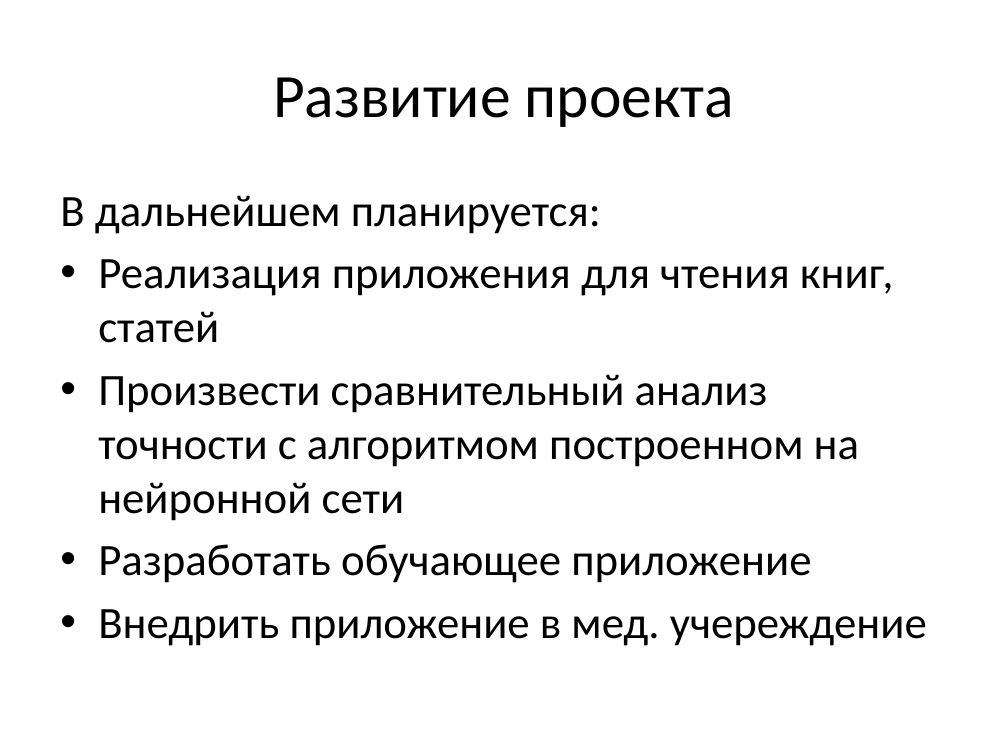
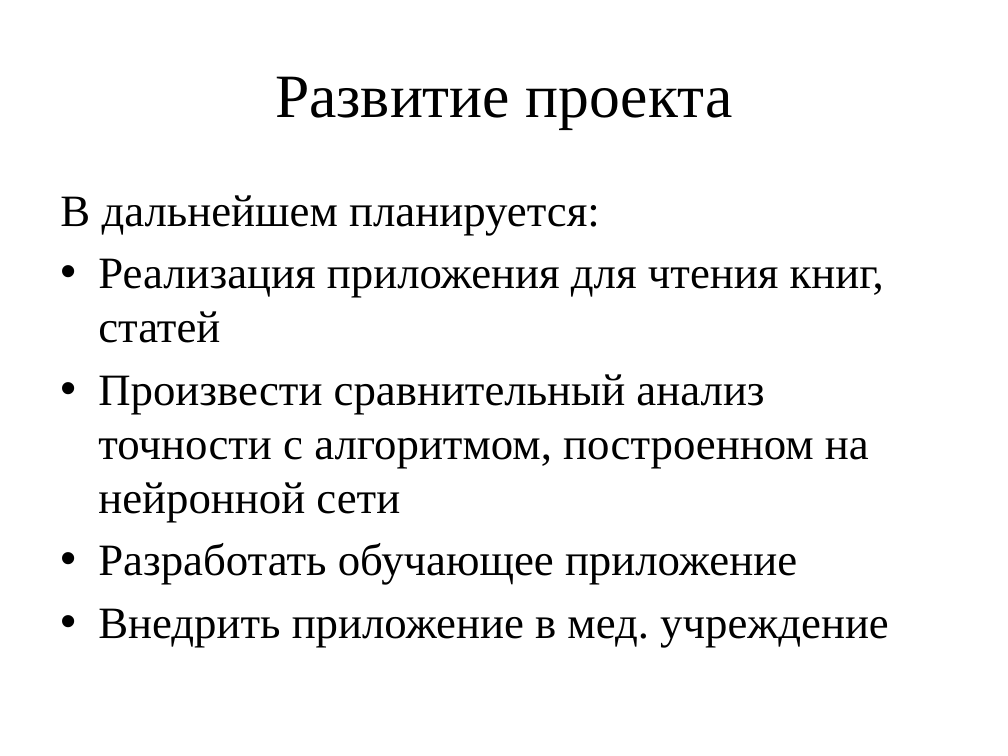
Before and after one commit to takentui/EyeWindowsController, a slide deck: slide 29 of Система альтернативного управления ПК.pptx (slide 11 before the commit). Drawn at 1008x756 pixels with LibreOffice and Linux fonts; fonts in the diff are those of the drawing. Boxes give left, top, right and bottom in pixels: in the first picture for what was removed or moved away, otherwise in the second. Text is boxed around its words. In the diff, an @@ line names an element or a change of style, - is before the commit and + after.

```diff
--- a/Система альтернативного управления ПК.pptx
+++ b/Система альтернативного управления ПК.pptx
@@ title "Развитие проекта" at (x1=275, y1=76, x2=733, y2=129): font Calibri to Times New Roman @@
@@ text at (x1=60, y1=195, x2=884, y2=585): font Calibri to Times New Roman in "В дальнейшем планируется:", "Реализация приложения для чтения книг, статей", "Разработать обучающее приложение" @@
@@ text at (x1=98, y1=374, x2=869, y2=522): text changed; font Calibri to Times New Roman @@
-• Произвести сравнительный анализ точности с алгоритмом построенном на нейронной сети
+• Произвести сравнительный анализ точности с алгоритмом, построенном на нейронной сети
@@ text at (x1=98, y1=608, x2=889, y2=648): text changed; font Calibri to Times New Roman @@
-• Внедрить приложение в мед. учереждение
+• Внедрить приложение в мед. учреждение
```
Also in this commit, not shown: 7 other slides changed, 21 slides added, 3 slides removed, 6 other files.
